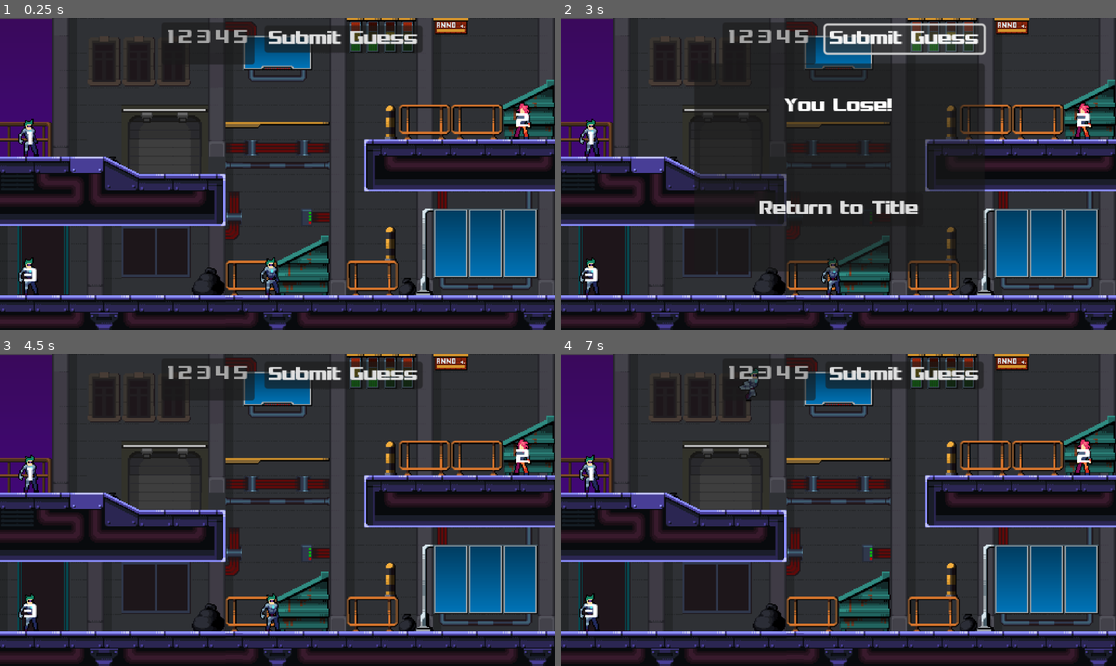
Above: before the commit, frames 1-4 (two rows, left to right).
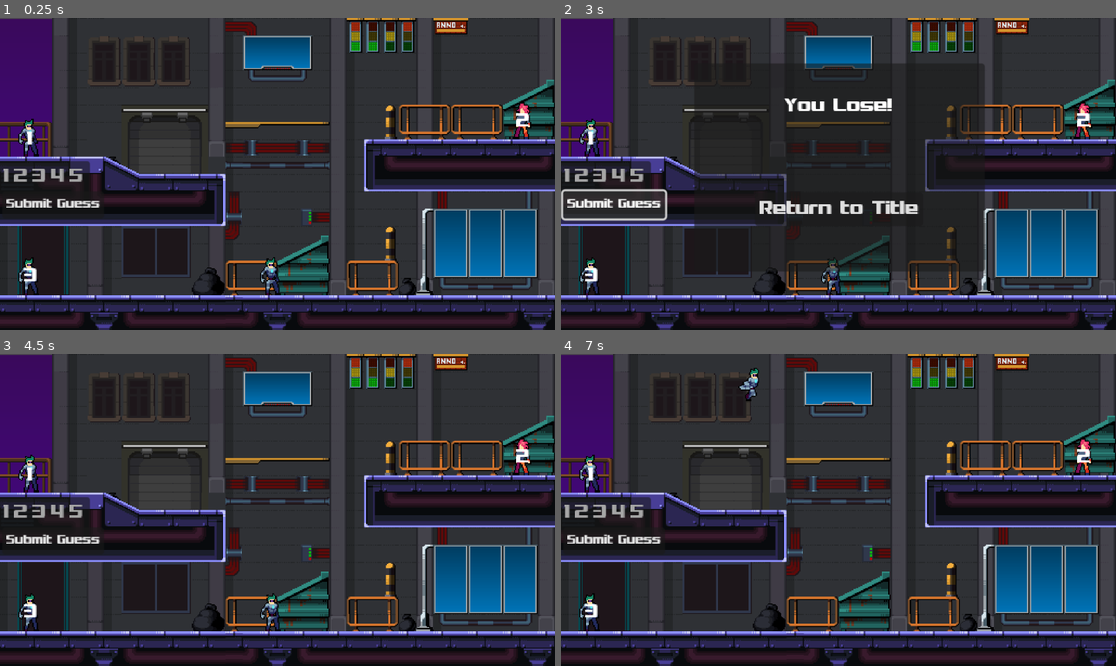
Above: after the commit, the same moments.

Repository: mikyu39/postmodern-game
Game: Godot game, scene res://Scenes/game.tscn
The game is run twice, just before and just after one commit, with the same random seed, the same clock (stepped at 60 frames per second) and the same inputs.
Inputs:
- Up to frame 1 (0.25 s): no input
- Up to frame 2 (3 s): click "Submit Guess" at 0.5 s; click "Return to Title" at 1.25 s; click "Start" at 2 s; click "Submit Guess" at 2.75 s
- Up to frame 3 (4.5 s): click "Return to Title" at 3.5 s; click "Start" at 4.25 s
- Up to frame 4 (7 s): hold D (move_right) 5.03-5.78 s; tap F (interact) at 5.1 s; tap Space (jump) at 5.27, 6.02 s; hold A (move_left) 5.78-6.53 s; tap Q (lane0) at 5.85 s; hold D (move_right) from 6.53 s (still down); tap W (lane1) at 6.6 s

The runs differ from the first frame. In frame 1, 3.6% of the frame differs, in the area x 0-77%, y 1-61%; in frame 2, 5.2%, in the area x 0-77%, y 1-66%; in frame 3, 3.6%; in frame 4, 3.7%.

Commit message:
export configuration, writing final textlines for the characters

Diff:
--- a/cyberpunkfinal/Scenes/game.tscn
+++ b/cyberpunkfinal/Scenes/game.tscn
@@ -57,7 +57,7 @@
 position = Vector2(487, 88)
 scale = Vector2(-1, 1)
 version = 2
-blurb = "lmao i'm not a replicant fr ong"
+blurb = "Why the hell would I be a replicant?"
 rep_val = -1
 
 [node name="RichTextLabel" type="RichTextLabel" parent="NPC1"]
@@ -73,7 +73,7 @@
 [node name="NPC2" parent="." instance=ExtResource("5_wowpa")]
 position = Vector2(54, 232)
 version = 3
-blurb = "lmao i'm not a replicant fr ong"
+blurb = "I promise you on my mother's life I'm not a replicant"
 rep_val = -1
 
 [node name="RichTextLabel" type="RichTextLabel" parent="NPC2"]
@@ -88,7 +88,7 @@
 [node name="NPC3" parent="." instance=ExtResource("5_wowpa")]
 position = Vector2(585, 88)
 version = 1
-blurb = "lmao i'm not a replicant fr ong"
+blurb = "The only suspicious one here is you!"
 rep_val = -1
 
 [node name="RichTextLabel" type="RichTextLabel" parent="NPC3"]
@@ -104,7 +104,7 @@
 position = Vector2(1023, 104)
 scale = Vector2(-1, 1)
 version = 2
-blurb = "lmao i'm not a replicant fr ong"
+blurb = "You are going insane, with these baseless accusations!"
 rep_val = -1
 
 [node name="RichTextLabel" type="RichTextLabel" parent="NPC4"]
@@ -217,10 +217,10 @@
 
 [node name="MarkReplicant" type="ItemList" parent="Camera2D/UI"]
 layout_mode = 0
-offset_left = 165.0
-offset_top = 4.0
-offset_right = 251.0
-offset_bottom = 43.0
+offset_left = 13.0
+offset_top = 132.0
+offset_right = 99.0
+offset_bottom = 171.0
 theme_override_fonts/font = ExtResource("4_i6g32")
 allow_reselect = true
 auto_width = true
@@ -235,11 +235,12 @@
 
 [node name="Submit" type="Button" parent="Camera2D/UI"]
 layout_mode = 0
-offset_left = 260.0
-offset_top = 7.0
-offset_right = 406.0
-offset_bottom = 32.0
+offset_left = 18.0
+offset_top = 160.0
+offset_right = 112.0
+offset_bottom = 185.0
 theme_override_fonts/font = ExtResource("4_i6g32")
+theme_override_font_sizes/font_size = 10
 text = "Submit Guess"
 
 [node name="EndUI" type="Panel" parent="Camera2D/UI"]
Not shown, added: cyberpunkfinal/export_presets.cfg
